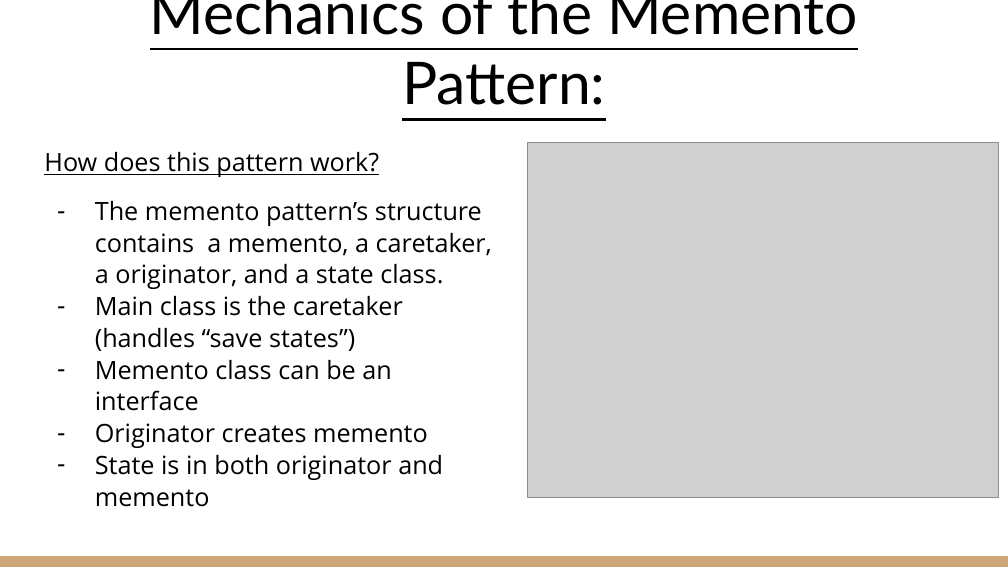
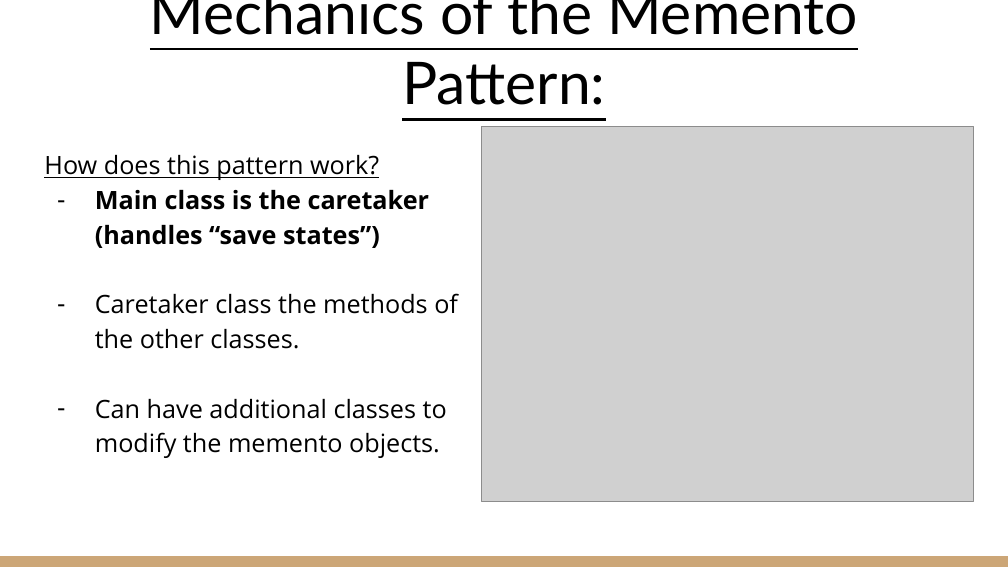
Before and after one commit to mcglastont/mementoPattern-presentation-mcglaston-dsouza, a slide deck: slide 4 of SE 2811-031 Section 031.pptx (slide 3 before the commit). Drawn at 1008x567 pixels with LibreOffice and Linux fonts; fonts in the diff are those of the drawing; grey boxes stand for pictures. Boxes give left, top, right and bottom in pixels: in the first picture for what was removed or moved away, otherwise in the second. Text is boxed around its words. In the diff, an @@ line names an element or a change of style, - is before the commit and + after.

Commit message:
Updated presentation and rearranged some details.

```diff
--- a/SE 2811-031 Section 031.pptx
+++ b/SE 2811-031 Section 031.pptx
@@ picture: place and size @@
-picture at <box>528,142,999,497</box>
+picture at <box>481,126,974,501</box>
@@ text at <box>44,155,430,248</box>: bold on in "Main class is the caretaker (handles “save ..."; line spacing 1.05 to 1.15 @@
@@ text at <box>95,201,492,289</box>: paragraph removed @@
-– The memento pattern’s structure contains a memento, a caretaker, a originator, and a state class.
@@ text at <box>95,293,458,458</box>: text changed @@
-– Memento class can be an interface
-– Originator creates memento
-– State is in both originator and memento
+– Caretaker class the methods of the other classes.
+– Can have additional classes to modify the memento objects.
```
Also in this commit, not shown: 5 other slides changed, 2 slides added.
